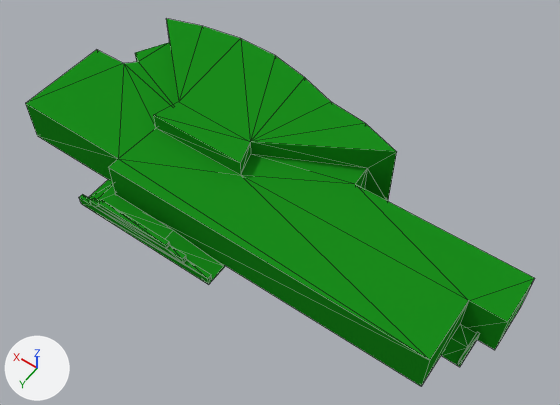
The Blender file ObjectLibrary/Kirjasto.blend as it was, and as the next commit left it.
Both versions are drawn from a 50 mm lens placed at (-51.1, 40.2, 69.1), pointed at (-21.5, -1.3, 3.9). Arrows for +X, +Y and +Z are at lower left; the lights stay in place. Mesh edges are drawn as thin lines.

In view in the first picture: 'Kirjasto'.
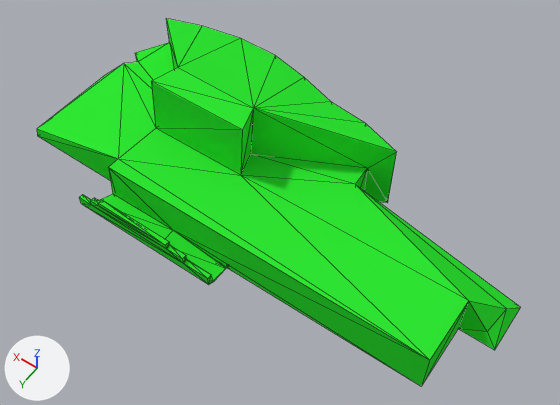
The newer file is also rescaled (x0.713), turned or shifted as a whole; pictures and numbers use the older file's frame.

Pixel boxes [x1, y1, x2, y2] of what changed, in the pictures (560 x 405 px; the box of a moved part takes in the faces that stretch with it):
```json
{"object": "Kirjasto", "change": "reshaped", "before": [25, 19, 534, 386], "after": [37, 19, 520, 386]}
{"part": 1, "of": "me_kirjastodata", "change": "deleted", "before": [441, 324, 480, 367], "on screen": "green"}
{"part": 2, "of": "me_kirjastodata", "change": "moved or reshaped", "before": [25, 19, 534, 386], "after": [37, 19, 520, 386]}
{"part": 3, "of": "me_kirjastodata", "change": "recoloured", "before": [38, 42, 469, 386], "after": [38, 42, 469, 386]}
```

The change, as JSON lines over the scene's bpy script:
```json
{"op": "add", "block": "mat_kirjastoseina", "code": ["mat_kirjastoseina = diffuse_material('KirjastoSeina')", "mat_kirjastoseina.base_color = (0.0287, 0.8, 0.0333)  # green #2fe733"]}
{"block": "me_kirjastodata", "where": "# used by ob_kirjasto; location = (-16.14, -0.55, 2.59)"}
{"op": "remove", "block": "me_kirjastodata", "code": "me_kirjastodata.from_pydata(...)  # 97 vertices, 170 faces; spans x -31.4..26.3, y -15.1..9.9, z -2.6..6.0"}
{"op": "add", "block": "me_kirjastodata", "code": "me_kirjastodata.from_pydata(...)  # 82 vertices, 160 faces; spans x -31.4..26.3, y -15.1..9.9, z -2.6..10.2"}
{"block": "me_kirjastodata", "change": "me_kirjastodata part 1: the loose piece of 12 vertices spanning x -29.5..-27.4, y -0.6..3.0, z -2.6..-1.3 is deleted"}
{"block": "me_kirjastodata", "change": "me_kirjastodata part 2"}
{"block": "me_kirjastodata", "change": "7 vertices are removed from x -3.8..14.6, y 5.5..9.3, z -2.6..-0.6"}
{"block": "me_kirjastodata", "change": "37 faces are deleted"}
{"block": "me_kirjastodata", "change": "4 vertices in x -0.5..11.5, y -3.6..-0.3, z 4.9 move by (-0.5, -0.1, 5.3)"}
{"block": "me_kirjastodata", "change": "5 vertices move from x -31.4..26.3, y -6.5..7.1, z -2.6..2.9 to x -30.5..26.0, y -6.2..7.3, z -2.6..-0.9"}
{"block": "me_kirjastodata", "change": "4 vertices are added at (-4.0, 9.3, -2.6), (11.3, 9.3, -0.5), (12.0, 7.2, -1.6), (-4.1, 7.1, -2.6)"}
{"block": "me_kirjastodata", "change": "41 new faces join them"}
{"block": "me_kirjastodata", "change": "me_kirjastodata part 3: 119 faces spanning x -31.4..26.3, y -15.1..9.9, z -2.6..10.2 switch from mat_material (green #1b8d1d) to mat_kirjastoseina (green #2fe733)"}
```
